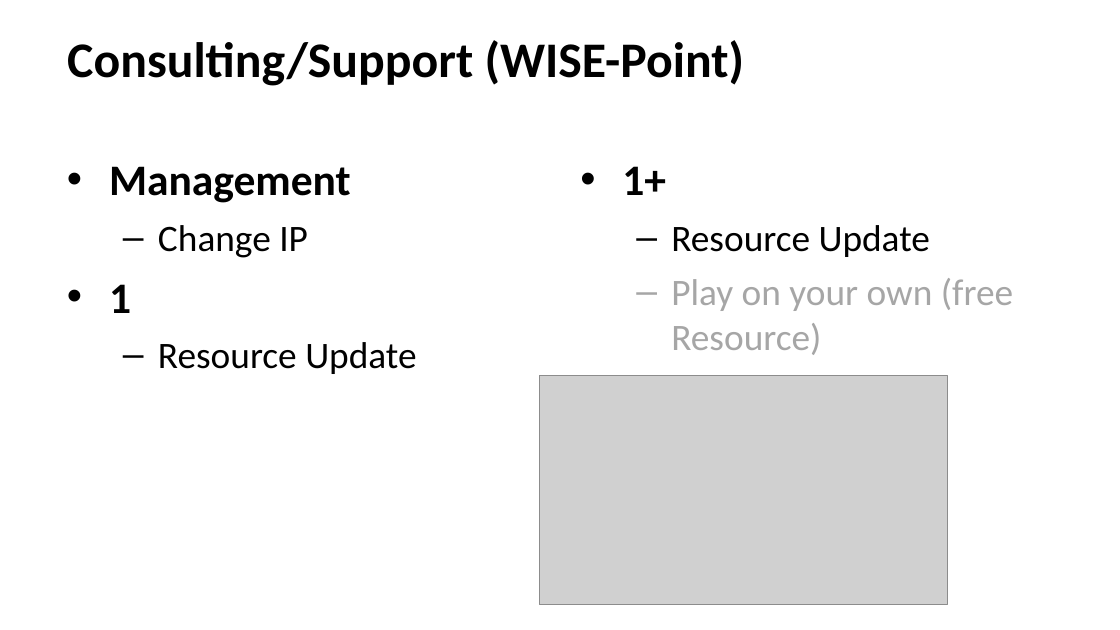
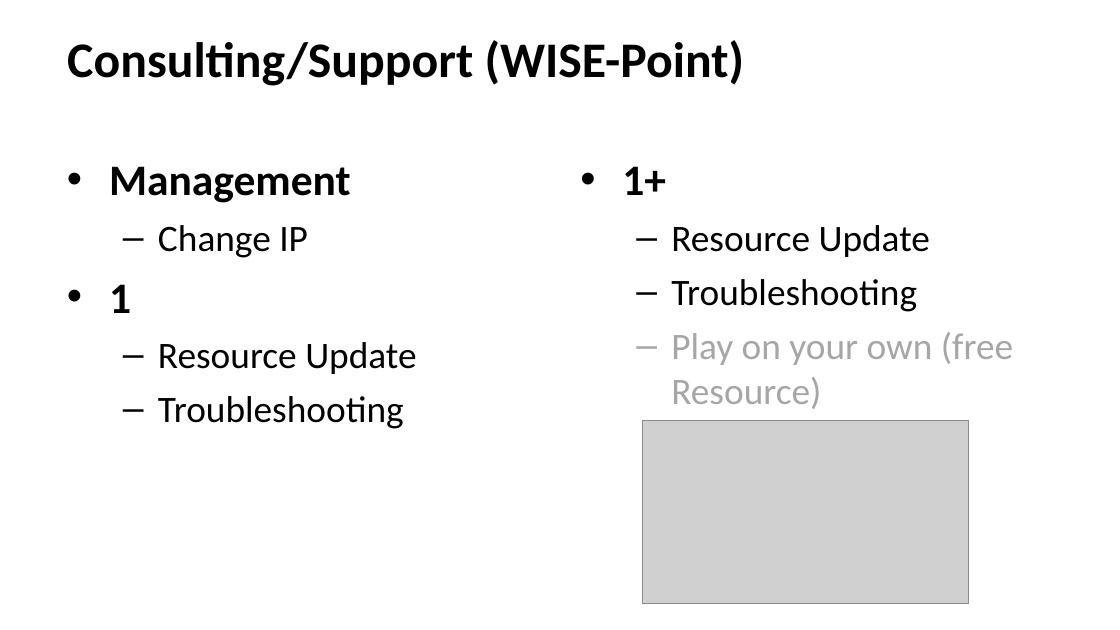
Before and after one commit to TsubasaEX/Tracks, a slide deck: slide 10 of ppt/Plan_For_DSS.ppt (slide 8 before the commit). Drawn at 1120x630 pixels with LibreOffice and Linux fonts; fonts in the diff are those of the drawing; grey boxes stand for pictures; background and template pictures are left out. Boxes give left, top, right and bottom in pixels: in the first picture for what was removed or moved away, otherwise in the second. Text is boxed around its words. In the diff, an @@ line names an element or a change of style, - is before the commit and + after.

```diff
--- a/ppt/Plan_For_DSS.ppt
+++ b/ppt/Plan_For_DSS.ppt
@@ text at (671, 279, 917, 312): paragraph added @@
+  – Troubleshooting
@@ text at (158, 396, 404, 429): paragraph added @@
+  – Troubleshooting
@@ picture: place and size @@
-picture at (539, 375, 946, 605)
+picture at (643, 421, 968, 604)
```
Also in this commit, not shown: 3 other slides changed, 2 slides added, 1 other file.
